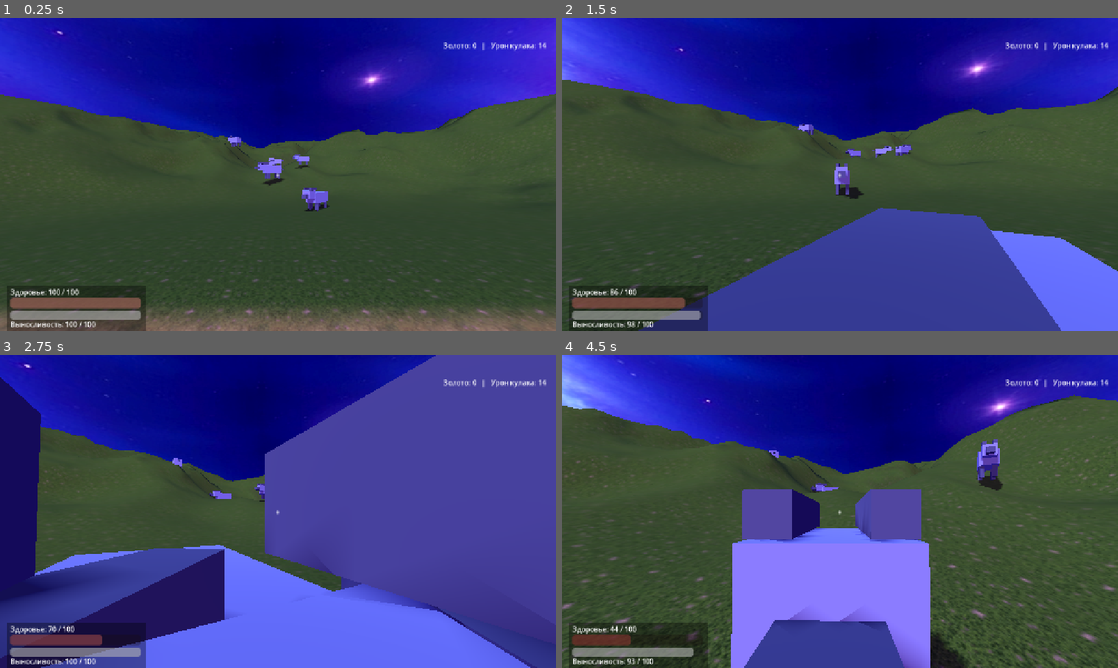
Above: before the commit, frames 1-4 (two rows, left to right).
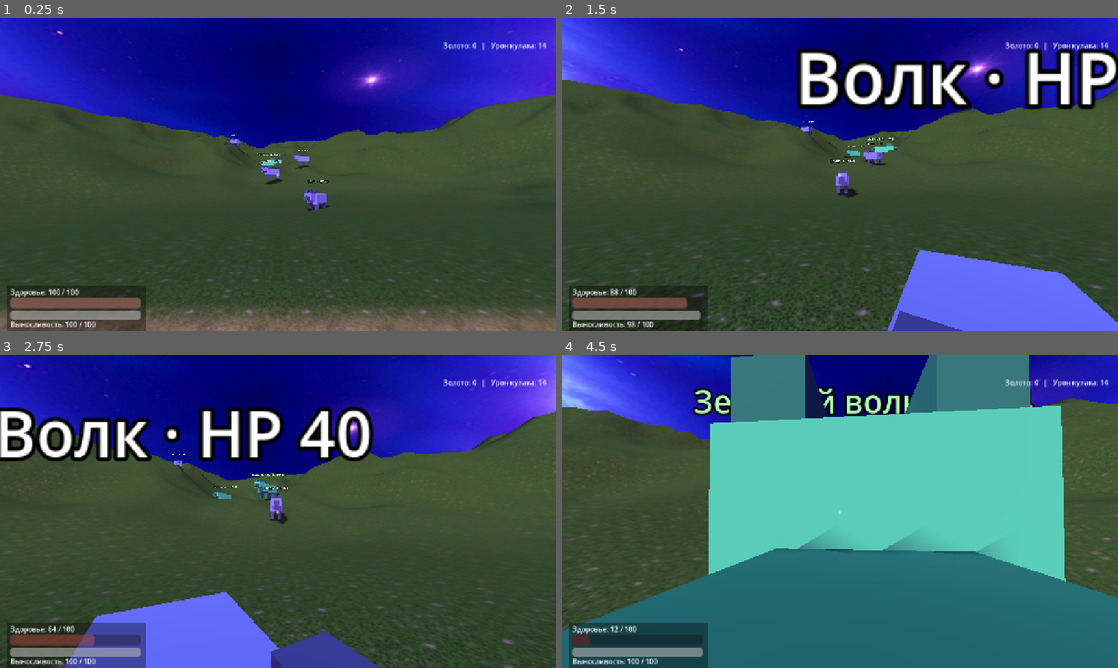
Above: after the commit, the same moments.

Repository: GnomixUltra/ProjectRPGnome
Game: Godot game, scene res://scenes/main.tscn
The game is run twice, just before and just after one commit, with the same random seed, the same clock (stepped at 60 frames per second) and the same inputs.
Inputs (mouse positions are in pixels of both pictures, inside the frame that each line leads up to):
- Up to frame 1 (0.25 s): no input
- Up to frame 2 (1.5 s): tap Enter at 0.5, 1.35 s; move the mouse to (867, 174) at 0.52 s; hold Shift (sprint) 0.53-1.28 s; hold W (move_forward) from 0.53 s (still down); click (867, 174) at 0.67 s; tap Space (jump) at 0.77 s; move the mouse to (812, 174) at 1.27 s
- Up to frame 3 (2.75 s): keep holding W (move_forward); tap Space (jump) at 1.52 s; move the mouse to (289, 505) at 2.02 s; tap F at 2.1 s
- Up to frame 4 (4.5 s): keep holding W (move_forward); move the mouse to (834, 517) at 2.77 s; tap E at 2.85 s; click (834, 517) at 2.92 s; tap Space (jump) at 3.02, 3.77 s; move the mouse to (878, 514) at 3.52 s; hold Shift (sprint) 3.53-4.28 s; move the mouse to (795, 508) at 4.27 s; tap Enter at 4.35 s

The runs differ from the first frame. In frame 1, 0.4% of the frame differs, in the area x 41-60%, y 36-62%; in frame 2, 28%; in frame 3, 68%, in the area x 0-100%, y 0-100%; in frame 4, 68%.

Commit message:
Wolves: 3 tiers (gray/green/black boss), timer-based bite fixes standing player, HP labels

Diff:
--- a/game/scenes/wolf.tscn
+++ b/game/scenes/wolf.tscn
@@ -102,3 +102,10 @@
 transform = Transform3D(1, 0, 0, 0.4, 0.92, 0, 0, -0.92, 0.4, 0, 0.85, 0.75)
 mesh = SubResource("TailMesh")
 material_override = SubResource("FurDark")
+
+[node name="Label3D" type="Label3D" parent="."]
+transform = Transform3D(1, 0, 0, 0, 1, 0, 0, 0, 1, 0, 1.9, 0)
+text = "Волк"
+font_size = 48
+outline_size = 12
+billboard = 1
--- a/game/scripts/hud.gd
+++ b/game/scripts/hud.gd
@@ -14,6 +14,7 @@
 
 
 func _ready() -> void:
+	add_to_group("hud")
 	player = get_tree().get_first_node_in_group("player")
 	if player and player.has_signal("stamina_changed"):
 		player.stamina_changed.connect(_on_stamina_changed)
@@ -55,6 +56,15 @@
 	health_label.text = "Здоровье: %d / %d" % [int(round(current)), int(round(maximum))]
 
 
+## Показать произвольное сообщение (используют NPC, например волк-босс при смерти).
+func show_loot(text: String) -> void:
+	if toast != null:
+		toast.text = text
+		toast.modulate = Color(1, 1, 1, 1)
+		toast.visible = true
+	_toast_timer = 3.0
+
+
 func _on_loot_received(reward: Dictionary) -> void:
 	if toast != null:
 		toast.text = String(reward.get("text", ""))
--- a/game/scripts/wolf.gd
+++ b/game/scripts/wolf.gd
@@ -12,12 +12,16 @@
 @export var bite_damage := 12.0           # урон укуса
 @export var bite_interval := 1.4          # с — кулдаун укусов
 @export var aggro_range := 18.0           # дистанция обнаружения игрока
+var _aggro := 18.0                        # активный радиус аггро (босс — вся карта)
 @export var attack_range := 1.9           # дистанция укуса
 @export var leash_range := 34.0           # дальше этой дистанции от дома — отступать
 @export var patrol_radius := 9.0          # радиус патрулирования вокруг дома
 @export var turn_speed := 7.0             # рад/с — поворот к цели
 
-var level := 1                            # случайный уровень волка (1..3)
+enum Tier { GRAY, GREEN, BOSS }   # 1 обычный · 2 зелёный усиленный · 3 чёрный босс
+
+var tier := Tier.GRAY             # уровень этого волка
+var boss := false                 # True → чёрный волк-босс (спавнер выставляет сам)
 
 signal health_changed(current: float, maximum: float)
 signal died(wolf: Node3D)
@@ -40,23 +44,81 @@
 
 func _ready() -> void:
 	_home = global_position
-	_health = max_health
 	add_to_group("enemies")
-	# Случайные RPG-переменные каждого волка: уровень 1..3 (HP/урон/размер).
-	level = int(randi_range(1, 3))
-	max_health += (level - 1) * 8.0
-	bite_damage += (level - 1) * 2.0
-	scale = Vector3.ONE * (1.0 + (level - 1) * 0.15)
+	# Назначаем уровень: босс (если выставлен спавнером), иначе случайно 1 или 2.
+	tier = Tier.BOSS if boss else (Tier.GREEN if randf() < 0.4 else Tier.GRAY)
+	_apply_tier_stats()
+	_aggro = INF if tier == Tier.BOSS else aggro_range
 	_health = max_health
 	_wait_timer = randf_range(0.5, 2.5)
 	_pick_patrol_point()
+	# Укус — по таймеру в _physics_process (надёжно даже если игрок стоит вплотную:
+	# body_entered срабатывает только на ПЕРЕСЕЧЕНИЕ границы области, поэтому без
+	# движения игрока второй укус никогда бы не прошёл).
 	bite_area.body_entered.connect(_on_bite_body)
-	# Запоминаем исходные цвета всех override-материалов (в scene они общие на
-	# инстансы — поэтому вспышка делается копией материала для каждого MeshInstance).
+	# Индивидуальные материалы (копии общих ресурсов) + перекраска под тир.
 	for mi in $Visual.find_children("*", "MeshInstance3D", true, false):
 		var m: MeshInstance3D = mi
 		if m.material_override is StandardMaterial3D:
+			m.material_override = m.material_override.duplicate()
 			_base_colors[m.name] = m.material_override.albedo_color
+	_recolor_tier()
+	_update_label()
+
+
+## Параметры и масштаб по тиру.
+func _apply_tier_stats() -> void:
+	match tier:
+		Tier.GREEN:
+			max_health = 64.0
+			bite_damage = 16.0
+			chase_speed = 7.0
+			scale = Vector3.ONE * 1.2
+		Tier.BOSS:
+			max_health = 160.0
+			bite_damage = 24.0
+			chase_speed = 6.2
+			attack_range = 2.6
+			scale = Vector3.ONE * 1.7
+		_:
+			pass  # GRAY — базовые значения из экспорт-переменных
+
+
+## Цвет шерсти: серый / зелёный (усиленные) / чёрный (босс).
+func _recolor_tier() -> void:
+	var fur := Color(0.38, 0.4, 0.45)
+	var dark := Color(0.22, 0.23, 0.26)
+	match tier:
+		Tier.GREEN:
+			fur = Color(0.24, 0.62, 0.3)
+			dark = Color(0.12, 0.38, 0.18)
+		Tier.BOSS:
+			fur = Color(0.07, 0.07, 0.09)
+			dark = Color(0.03, 0.03, 0.04)
+	for mi in $Visual.find_children("*", "MeshInstance3D", true, false):
+		var m: MeshInstance3D = mi
+		if not (m.material_override is StandardMaterial3D):
+			continue
+		var c: Color = fur if m.name == "Body" or m.name == "Skull" else dark
+		m.material_override.albedo_color = c
+		_base_colors[m.name] = c
+
+
+func _tier_name() -> String:
+	match tier:
+		Tier.GREEN: return "Зелёный волк"
+		Tier.BOSS: return "ВОЛК-БОСС"
+		_: return "Волк"
+
+
+func _update_label() -> void:
+	var lbl := get_node_or_null("Label3D") as Label3D
+	if lbl:
+		lbl.text = "%s · HP %d" % [_tier_name(), int(ceilf(_health))]
+		if tier == Tier.BOSS:
+			lbl.modulate = Color(1.0, 0.35, 0.35)
+		elif tier == Tier.GREEN:
+			lbl.modulate = Color(0.55, 1.0, 0.6)
 
 
 func _pick_patrol_point() -> void:
@@ -83,27 +145,30 @@
 	match _state:
 		"idle":
 			_wait_timer -= delta
-			if dist_to_player <= aggro_range:
+			if dist_to_player <= _aggro:
 				_state = "chase"
 			elif _wait_timer <= 0.0:
 				_pick_patrol_point()
 				_state = "patrol"
 		"patrol":
-			if dist_to_player <= aggro_range:
+			if dist_to_player <= _aggro:
 				_state = "chase"
 			elif global_position.distance_to(_patrol_target) < 1.2:
 				_state = "idle"
 				_wait_timer = randf_range(1.5, 4.0)
 		"chase":
-			if dist_to_player > leash_range:
+			# Босс не отступает никогда — преследует по всей карте.
+			if tier == Tier.BOSS:
+				pass
+			elif dist_to_player > leash_range:
 				_state = "flee_home"
-			elif dist_to_player > aggro_range * 1.6:
+			elif dist_to_player > _aggro * 1.6:
 				_state = "flee_home"
 		"flee_home":
 			if global_position.distance_to(_home) < 2.0:
 				_state = "idle"
 				_wait_timer = randf_range(1.0, 3.0)
-			elif dist_to_player <= aggro_range * 0.7:
+			elif dist_to_player <= _aggro * 0.7:
 				_state = "chase"
 
 	# Целевая точка и скорость.
@@ -138,10 +203,17 @@
 	else:
 		head.rotation.x = 0.0
 
+	# Кусаем стоящего вплотную игрока по таймеру (body_entered срабатывает только
+	# на пересечение границы — без движения игрока укусы бы не повторялись).
+	if _state == "chase" and _bite_cd <= 0.0 and dist_to_player <= attack_range + 0.5 \
+			and player and player.has_method("take_damage"):
+		player.take_damage(bite_damage)
+		_bite_cd = bite_interval
+
 	move_and_slide()
 
 
-## Укус по касанию области головы игрока.
+## Укус при входе игрока в область головы (страховка; основной укус — по таймеру).
 func _on_bite_body(body: Node3D) -> void:
 	if _dead or _bite_cd > 0.0:
 		return
@@ -157,6 +229,7 @@
 	if _dead or amount <= 0.0:
 		return
 	_flash_hurt()
+	_update_label()
 	_health = maxf(0.0, _health - amount)
 	health_changed.emit(_health, max_health)
 	# Рана переключает в агрессию, если игрок рядом.
@@ -193,6 +266,18 @@
 
 func _die() -> void:
 	_dead = true
+	_update_label()
+	if tier == Tier.BOSS:
+		var player := get_tree().get_first_node_in_group("player")
+		if player and player.has_method("apply_reward"):
+			# RPG-награда через тот же механизм, что и сундуки: игрок начислит
+			# бонус к кулаку и сам покажет тост в HUD (loot_received).
+			player.apply_reward({"type": "gauntlet", "damage_bonus": 4.0,
+				"text": "ВОЛК-БОСС ПОВЕРЖЕН! Кулак +4"})
+			player.apply_reward({"type": "gold", "amount": 50,
+				"text": "+50 золота за голову босса"})
+		else:
+			_show_toast("ВОЛК-БОСС ПОВЕРЖЕН!")
 	died.emit(self)
 	set_physics_process(false)
 	collision_layer = 0
@@ -204,3 +289,10 @@
 	tw.parallel().tween_property(self, "global_position:y", global_position.y - 0.4, 0.5)
 	tw.tween_interval(1.5)
 	tw.tween_callback(queue_free)
+
+
+## Всплывающая надпись в HUD (используем LootToast, если он есть).
+func _show_toast(text: String) -> void:
+	var hud := get_tree().get_first_node_in_group("hud")
+	if hud and hud.has_method("show_loot"):
+		hud.show_loot(text)
--- a/game/scripts/wolf_spawner.gd
+++ b/game/scripts/wolf_spawner.gd
@@ -7,6 +7,8 @@
 @export var glade_center := Vector2(0.0, -28.0)   # «поляна» в долине у тракта
 @export var glade_radius := 14.0                  # разброс стай вокруг центра
 @export var min_distance_to_player := 12.0        # не спавниться вплотную к игроку
+@export var boss_min_radius := 55.0               # босс — в чаще, подальше от поляны
+@export var boss_max_radius := 90.0
 
 
 func _ready() -> void:
@@ -16,6 +18,9 @@
 		var pos := _random_pos(player)
 		# add_child.call_deferred: узел может спавниться, пока дерево ещё в фазе setup.
 		add_child.call_deferred(_make_wolf(pos))
+	# Один чёрный волк-босс — далеко в чаще (преследует по всей карте).
+	var bpos := _boss_pos(player)
+	add_child.call_deferred(_make_wolf(bpos, true))
 
 
 func _random_pos(player: Node3D) -> Vector3:
@@ -48,8 +53,34 @@
 	return best + 0.2
 
 
-func _make_wolf(pos: Vector3) -> CharacterBody3D:
+## Позиция босса: в чаще (кольцо 55–90 м от центра), подальше от игрока,
+## с поиском более-менее ровного места рядом.
+func _boss_pos(player: Node3D) -> Vector3:
+	var best := Vector3.ZERO
+	var best_score := -1e9
+	for attempt in range(24):
+		var a := randf() * TAU
+		var r := randf_range(boss_min_radius, boss_max_radius)
+		var p := Vector3(cos(a) * r, 0.0, sin(a) * r)
+		if player and is_instance_valid(player):
+			if Vector2(p.x - player.global_position.x, p.z - player.global_position.z).length() < 30.0:
+				continue
+		var h := _ground_y(p)
+		# Ровность: чем меньше уклон вокруг — тем лучше.
+		var slope := absf(_ground_y(Vector3(p.x + 2.0, 0.0, p.z)) - h) \
+			+ absf(_ground_y(Vector3(p.x, 0.0, p.z + 2.0)) - h)
+		var score := -slope
+		if score > best_score:
+			best_score = score
+			best = p
+			best.y = h
+	return best
+
+
+func _make_wolf(pos: Vector3, is_boss := false) -> CharacterBody3D:
 	var wolf_scene := preload("res://scenes/wolf.tscn")
 	var wolf := wolf_scene.instantiate() as CharacterBody3D
 	wolf.position = pos
+	if is_boss:
+		wolf.set("boss", true)  # задаём до _ready: волк применит параметры босса
 	return wolf
